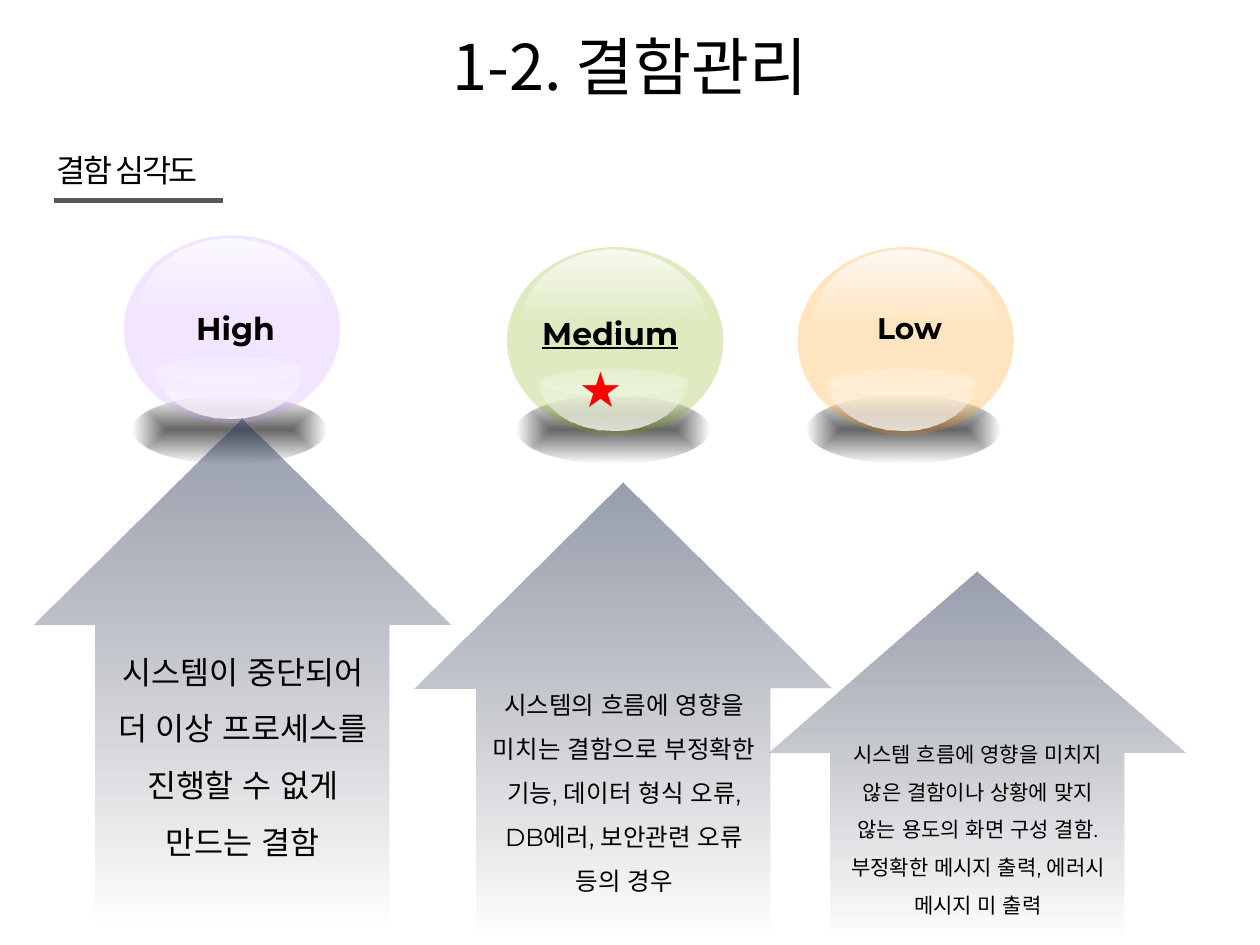
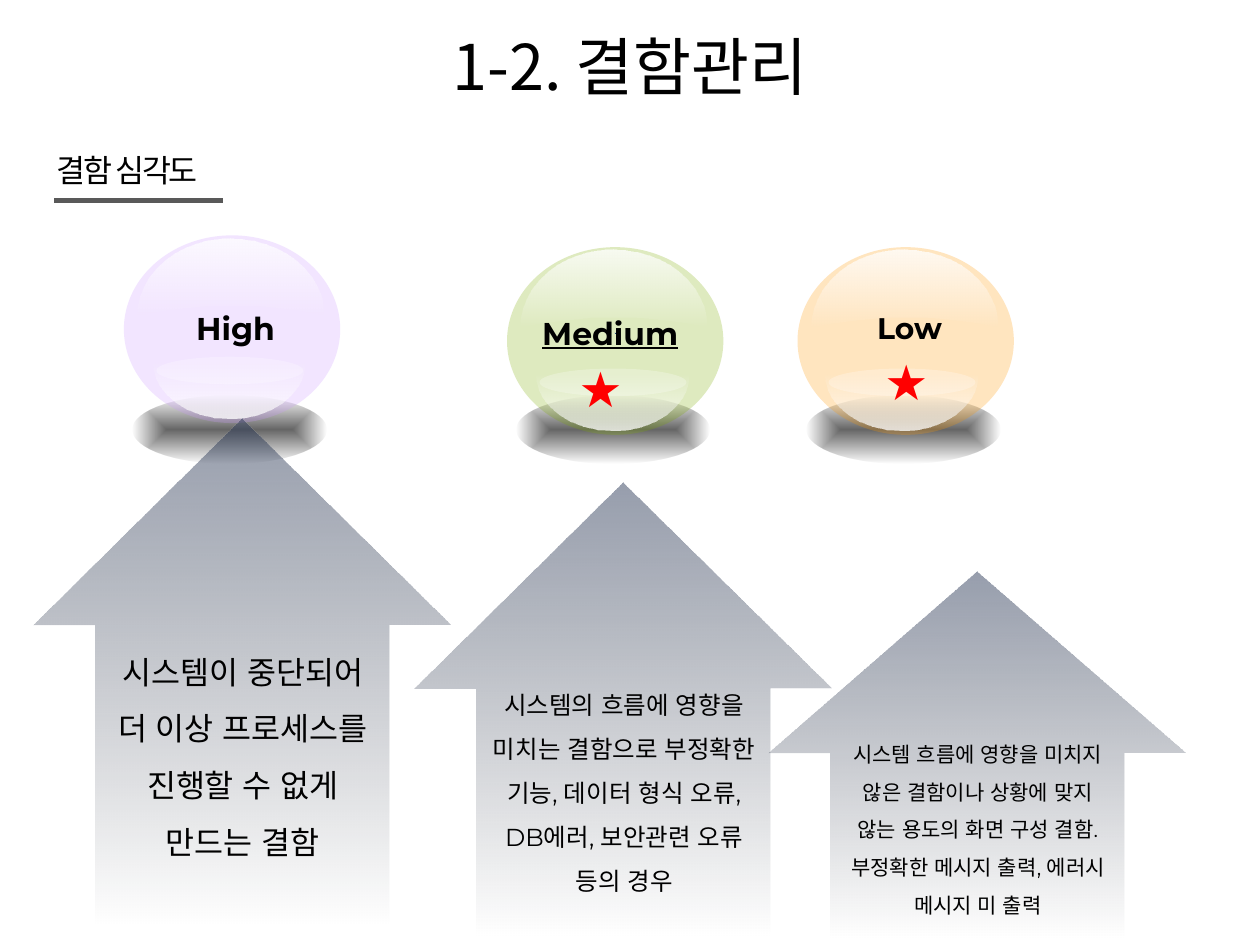
Before and after one commit to kha0213/mega_IT, a slide deck: slide 14 of 노트/9_etc/2_애플리케이션테스트수행.pptx. Drawn at 1260x945 pixels with LibreOffice and Linux fonts; fonts in the diff are those of the drawing. Boxes give left, top, right and bottom in pixels: in the first picture for what was removed or moved away, otherwise in the second. Text is boxed around its words. In the diff, an @@ line names an element or a change of style, - is before the commit and + after.

```diff
--- a/노트/9_etc/2_애플리케이션테스트수행.pptx
+++ b/노트/9_etc/2_애플리케이션테스트수행.pptx
@@ text added at [872, 345, 946, 417], 28 pt, text #FF0000, bold @@
+★
```
Also in this commit, not shown: 3 other slides changed, 51 other files.
